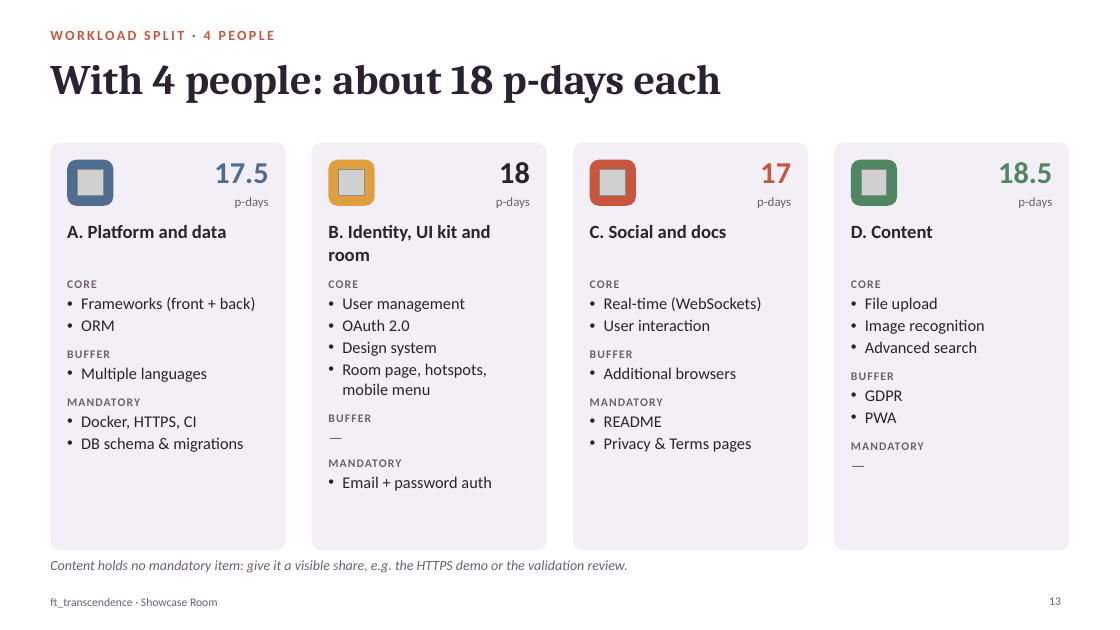
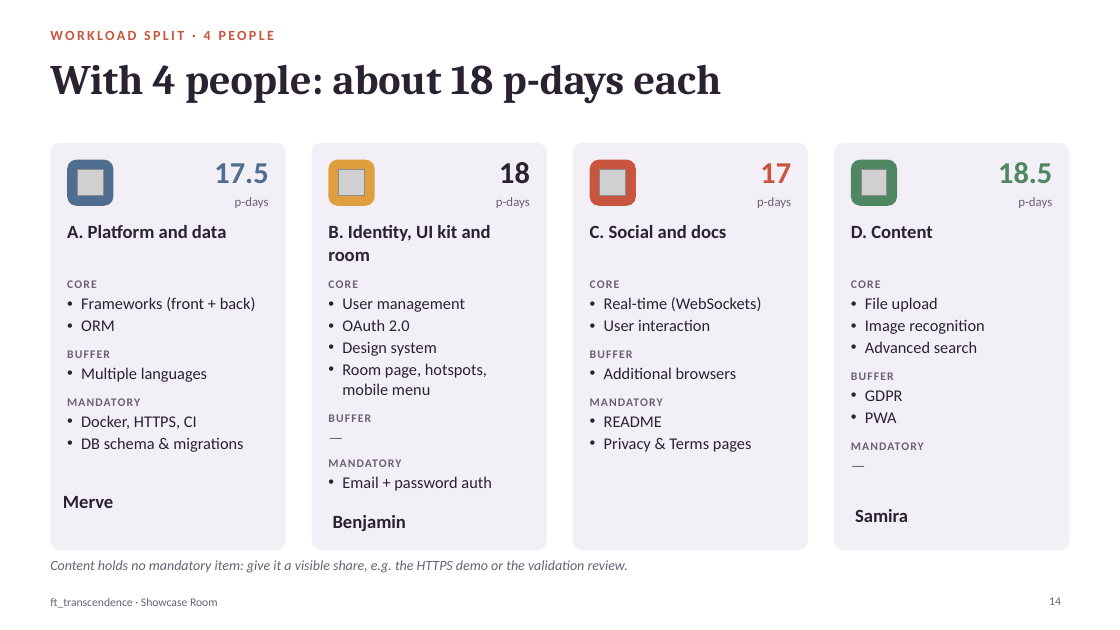
Before and after one commit to Komorebi-32/Transcendance, a slide deck: slide 14 of documentation/slides/showcase_room_overview_en.pptx (slide 13 before the commit). Drawn at 1120x630 pixels with LibreOffice and Linux fonts; fonts in the diff are those of the drawing; grey boxes stand for pictures. Boxes give left, top, right and bottom in pixels: in the first picture for what was removed or moved away, otherwise in the second. Text is boxed around its words. In the diff, an @@ line names an element or a change of style, - is before the commit and + after.

```diff
--- a/documentation/slides/showcase_room_overview_en.pptx
+++ b/documentation/slides/showcase_room_overview_en.pptx
@@ text added at [63,496,113,508], 16 pt, text #2A2230, bold @@
+Merve
@@ text added at [855,509,908,522], 16 pt, text #2A2230, bold @@
+Samira
@@ text added at [333,515,406,531], 16 pt, text #2A2230, bold @@
+Benjamin
@@ page number at [1049,597,1061,605]: text changed @@
-13
+14
```
Also in this commit, not shown: 1 other slide changed, 1 slide added.
